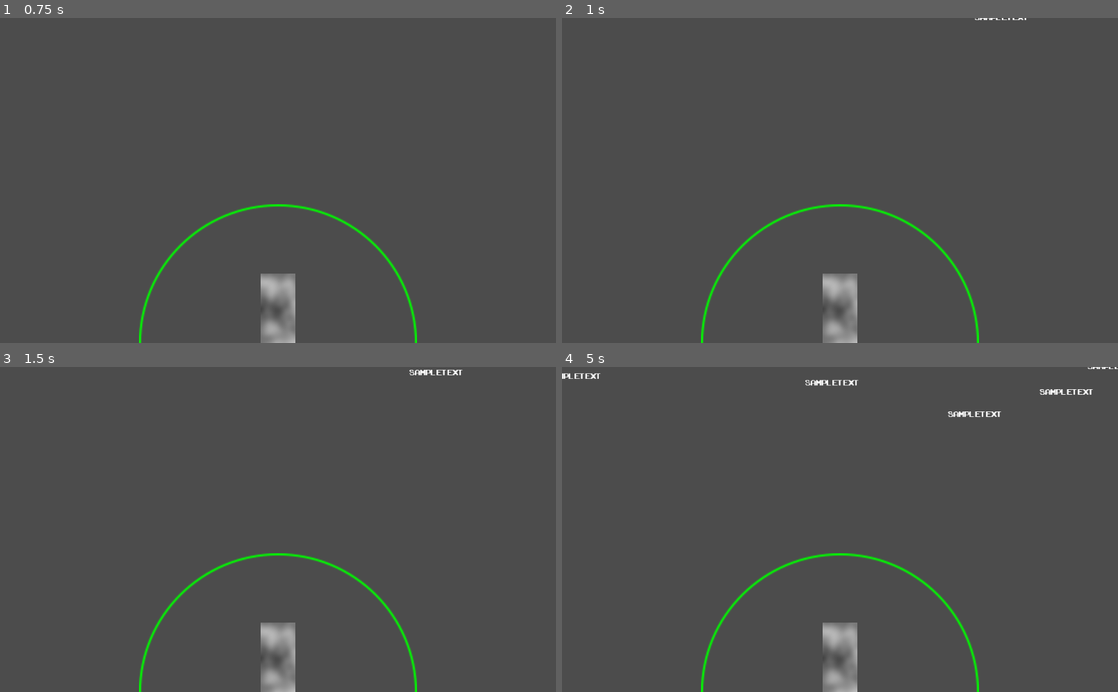
Above: before the commit, frames 1-4 (two rows, left to right).
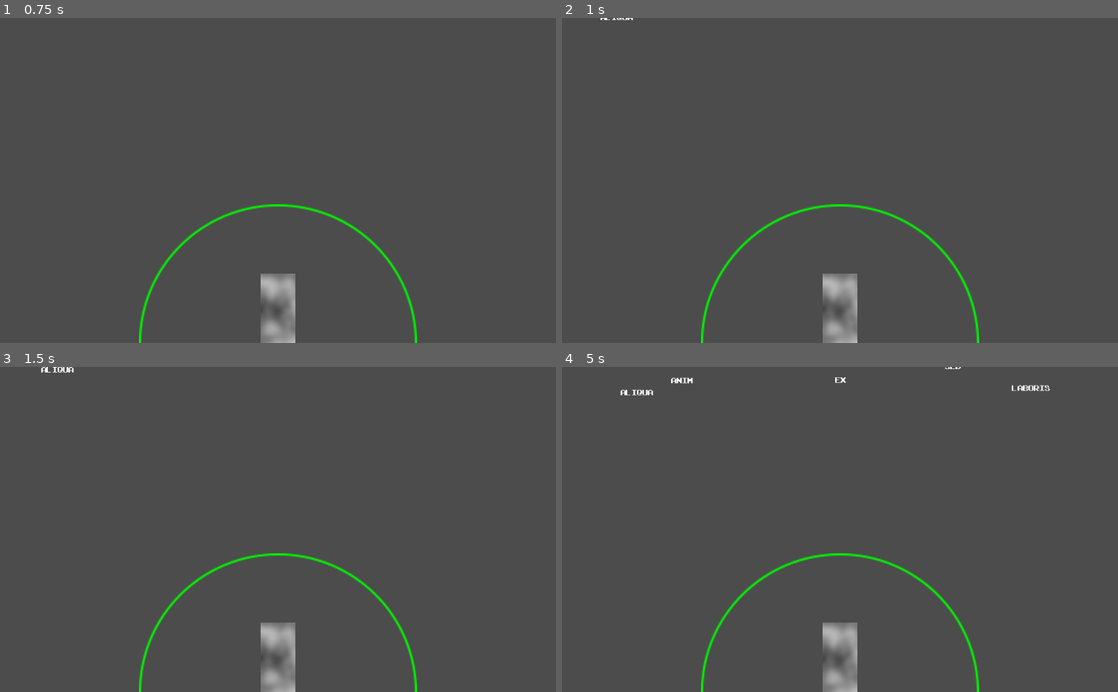
Above: after the commit, the same moments.

Repository: Rumari/GGJ-2021
Game: Godot game, scene res://levels/memory/memory.tscn
Same seed, same stepped clock (60 frames per second), same inputs: the game is played once before the commit and once after it. The project has no main scene, so this scene is started directly.
Inputs:
- Up to frame 1 (0.75 s): tap Enter at 0.5 s
- Up to frame 2 (1 s): no input
- Up to frame 3 (1.5 s): tap Space at 1.25 s
- Up to frame 4 (5 s): no input

Frame 1 is identical in both runs. In frame 2, less than 0.1% of the frame differs, in the area x 6-84%, y 0-1%; in frame 3, 0.2%; in frame 4, 0.7%, in the area x 0-100%, y 0-16%.

Commit message:
custom text

Diff:
--- a/levels/memory/memory.gd
+++ b/levels/memory/memory.gd
@@ -3,21 +3,38 @@
 const TextBullet = preload("res://levels/memory/text_bullet.tscn")
 
 var rng = RandomNumberGenerator.new()
+var words
+
 onready var viewport_size = get_viewport().size
 
-# export(float, 180) var spawn_angle
+export(String, MULTILINE) var paragraph
 export(float) var average_bullet_velocity
 export(float, 0, 1) var velocity_bound
 
 func _ready():
+    rng.randomize()
+
     $Player.position.x = viewport_size.x / 2
     $Player.position.y = viewport_size.y - $Player.get_rect().size.y / 2
 
-    rng.randomize()
-
+    for illegal in [".", ","]:
+        paragraph = paragraph.replace(illegal, "")
+    words = paragraph.split(" ", false)
+    for i in range(len(words)):
+        words[i] = words[i].strip_edges()
 
 func _on_Timer_timeout():
+    if len(words) == 0:
+        if $TextBullets.get_child_count() == 0:
+            print_debug('we won!')
+            queue_free()
+        return
+
     var text_bullet = TextBullet.instance()
+
+    var i = rng.randi_range(0, len(words) - 1)
+    text_bullet.text = words[i]
+    words.remove(i)
 
     text_bullet.position = Vector2(rng.randi_range(0, viewport_size.x), 0)
 
--- a/levels/memory/memory.tscn
+++ b/levels/memory/memory.tscn
@@ -5,6 +5,7 @@
 
 [node name="Memory" type="Node2D"]
 script = ExtResource( 4 )
+paragraph = "Lorem ipsum dolor sit amet, consectetur adipiscing elit, sed do eiusmod tempor incididunt ut labore et dolore magna aliqua. Ut enim ad minim veniam, quis nostrud exercitation ullamco laboris nisi ut aliquip ex ea commodo consequat. Duis aute irure dolor in reprehenderit in voluptate velit esse cillum dolore eu fugiat nulla pariatur. Excepteur sint occaecat cupidatat non proident, sunt in culpa qui officia deserunt mollit anim id est laborum."
 average_bullet_velocity = 20.0
 velocity_bound = 0.25
 
